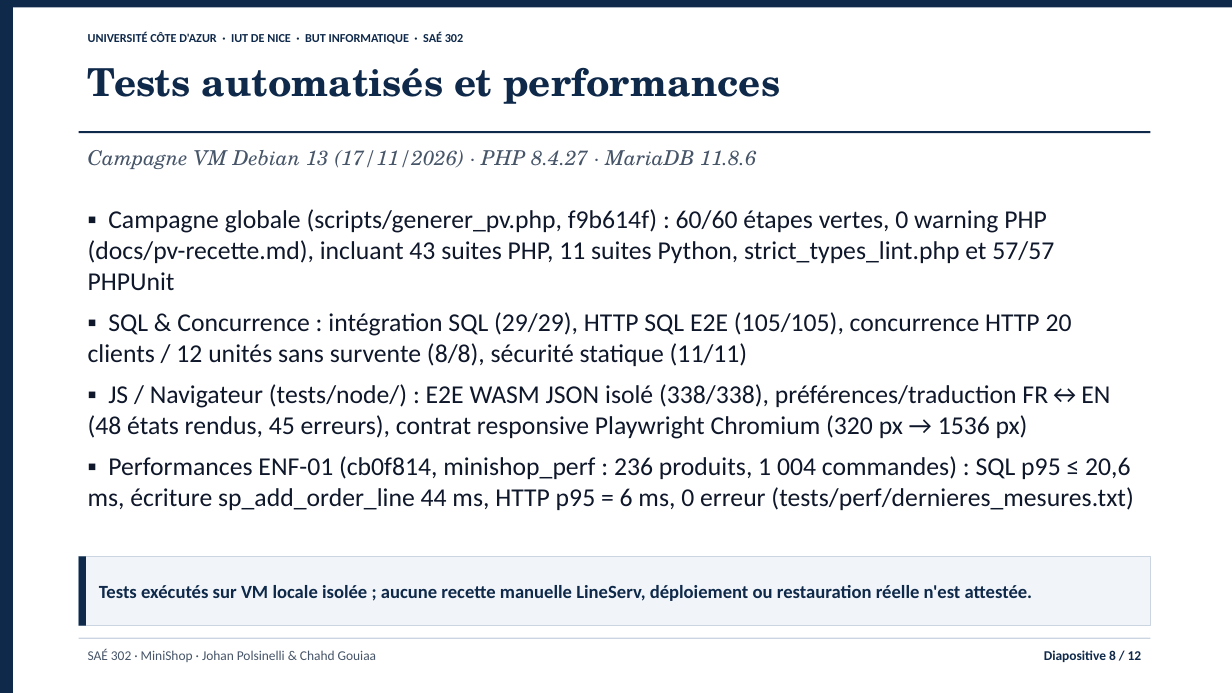
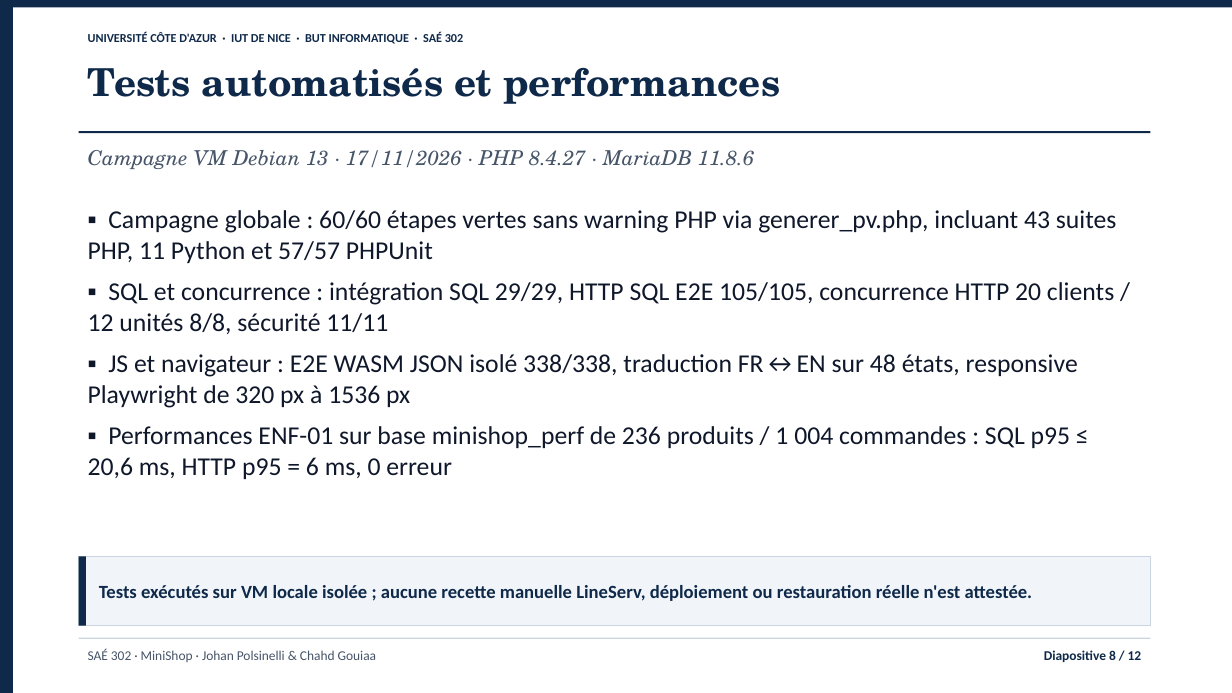
Before and after one commit to jojo8356/SAE-302, a slide deck: slide 8 of livrables/minishop-soutenance.pptx. Drawn at 1232x693 pixels with LibreOffice and Linux fonts; fonts in the diff are those of the drawing. Boxes give left, top, right and bottom in pixels: in the first picture for what was removed or moved away, otherwise in the second. Text is boxed around its words. In the diff, an @@ line names an element or a change of style, - is before the commit and + after.

Commit message:
docs: supprime les mentions entre parenthèses dans toutes les diapositives

```diff
--- a/livrables/minishop-soutenance.pptx
+++ b/livrables/minishop-soutenance.pptx
@@ text at (88, 150, 754, 169): text changed @@
-Campagne VM Debian 13 (17/11/2026) · PHP 8.4.27 · MariaDB 11.8.6
+Campagne VM Debian 13 · 17/11/2026 · PHP 8.4.27 · MariaDB 11.8.6
@@ text at (88, 210, 1117, 479): text changed @@
-▪ Campagne globale (scripts/generer_pv.php, f9b614f) : 60/60 étapes vertes, 0 warning PHP (docs/pv-recette.md), incluant 43 suites PHP, 11 suites Python, strict_types_lint.php et 57/57 PHPUnit
-▪ SQL & Concurrence : intégration SQL (29/29), HTTP SQL E2E (105/105), concurrence HTTP 20 clients / 12 unités sans survente (8/8), sécurité statique (11/11)
-▪ JS / Navigateur (tests/node/) : E2E WASM JSON isolé (338/338), préférences/traduction FR↔EN (48 états rendus, 45 erreurs), contrat responsive Playwright Chromium (320 px → 1536 px)
-▪ Performances ENF-01 (cb0f814, minishop_perf : 236 produits, 1 004 commandes) : SQL p95 ≤ 20,6 ms, écriture sp_add_order_line 44 ms, HTTP p95 = 6 ms, 0 erreur (tests/perf/dernieres_mesures.txt)
+▪ Campagne globale : 60/60 étapes vertes sans warning PHP via generer_pv.php, incluant 43 suites PHP, 11 Python et 57/57 PHPUnit
+▪ SQL et concurrence : intégration SQL 29/29, HTTP SQL E2E 105/105, concurrence HTTP 20 clients / 12 unités 8/8, sécurité 11/11
+▪ JS et navigateur : E2E WASM JSON isolé 338/338, traduction FR↔EN sur 48 états, responsive Playwright de 320 px à 1536 px
+▪ Performances ENF-01 sur base minishop_perf de 236 produits / 1 004 commandes : SQL p95 ≤ 20,6 ms, HTTP p95 = 6 ms, 0 erreur
```
Also in this commit, not shown: 10 other slides changed, 4 other files.
